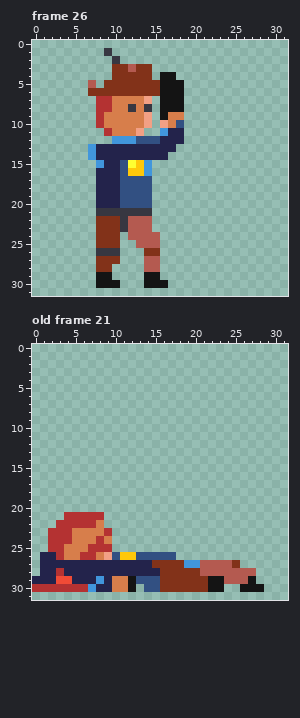
Pixel-art file, stored at assets/asesprite/cop.ase. The first picture shows the starting point.
32x32 pixels, 34 frames. Shown: frame 26, old frame 21. The commit also changed other frames, which this record leaves out.
Now the later version:
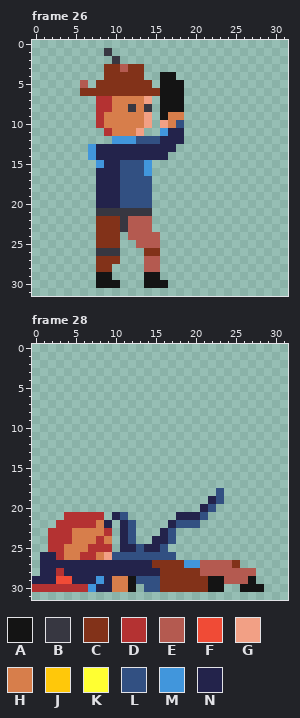
Palette (. is transparent): A #141414  B #373741  C #823219  D #b43232  E #b45a50  F #f04b36  G #f2a085  H #d77e4b  J #ffc80a  K #ffff32  L #325082  M #4196dc  N #23234b
A new or re-ordered frame is compared with the old frame closest to it.
Diff:
frames re-ordered
Frame 26:
There is now colour C in rows 3 to 4 at x 9; in row 5 at x 8; in row 6 at x 6.
The edit turns colour E into colour C in row 3 at x 12.
There is now colour E in row 5 at x 6.
The edit turns colour C into colour E in row 3 at x 11.
The edit turns colour J into colour L in row 15 at x 13; in row 16 at x 12 to 13.
The edit turns colour K into colour L in row 15 at x 12.
The edit erases colour C in rows 3 to 4 at x 14; in row 5 at x 15.
The edit erases colour E in row 5 at x 7.
Frame 28 against old frame 21:
There is now colour L in rows 18 to 19 at x 23; in row 20 at x 22; in row 21 at x 11 and 21; in row 22 at x 12 and 18 to 20; in rows 23 to 24 at x 12 and 17; in row 25 at x 13 and 16.
The edit turns colour J into colour L in row 26 at x 11 to 12.
There is now colour N in row 19 at x 22; in row 20 at x 21; in row 21 at x 10 and 18 to 20; in row 22 at x 9, 11 and 17; in row 23 at x 11 and 16; in row 24 at x 11 and 15 to 16.
There is now colour N in row 25 at x 11 to 12 and 14 to 15.
Pixel boxes of the changes (left, top, right, bottom) in both pictures:
changed: (80, 64, 160, 96)
changed: (128, 160, 144, 176)
changed: (104, 488, 224, 560)
